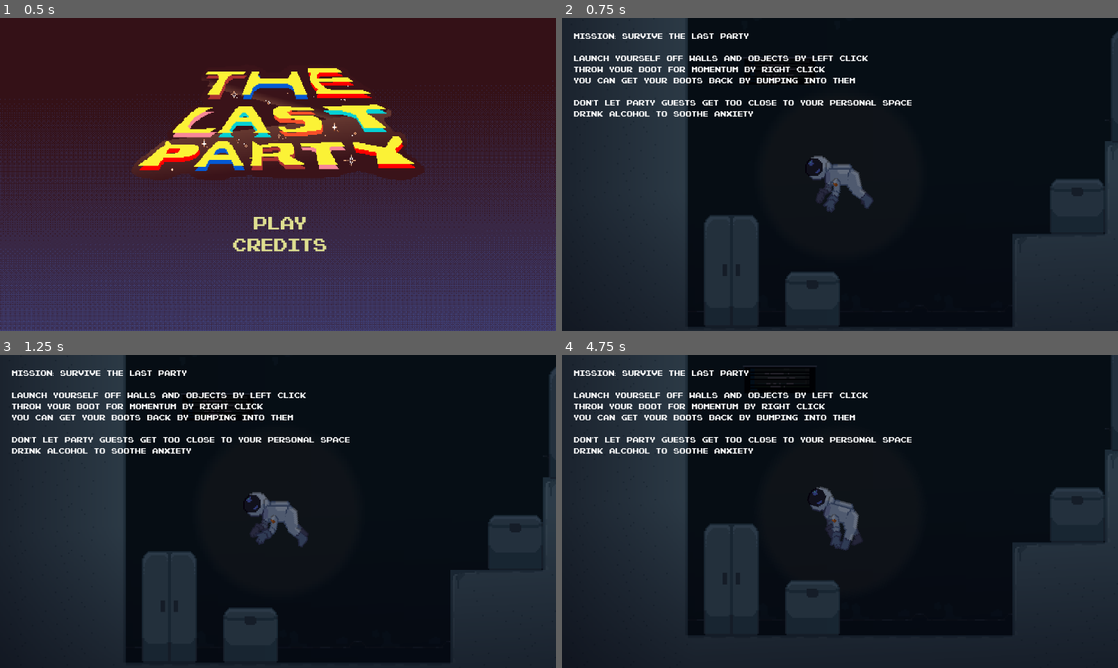
Above: before the commit, frames 1-4 (two rows, left to right).
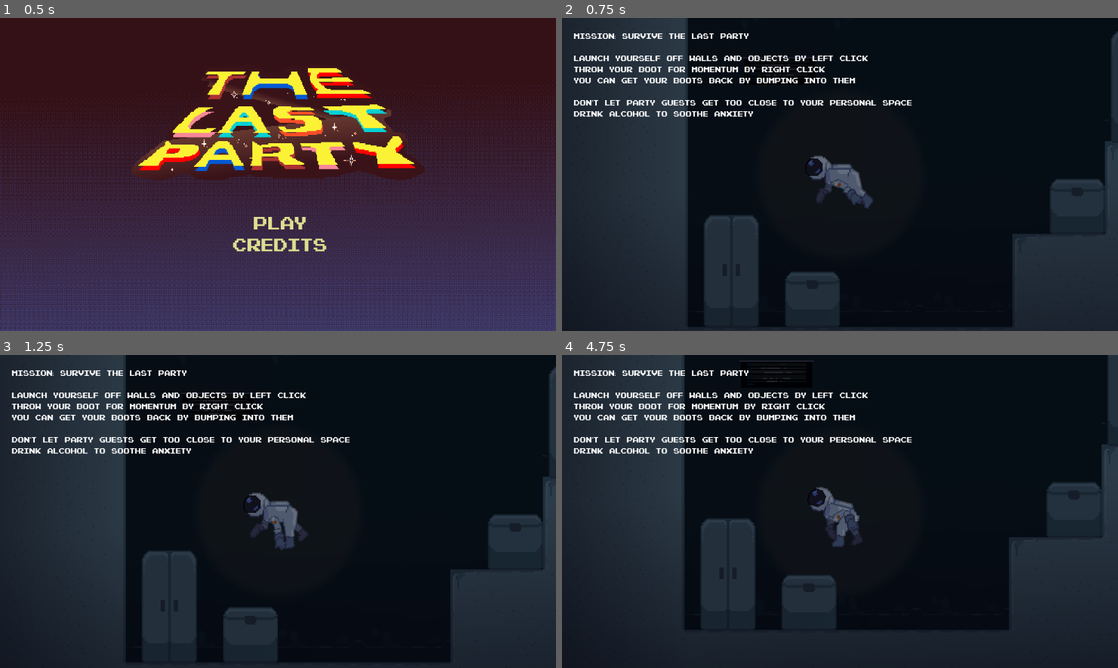
Above: after the commit, the same moments.

Repository: PiotrusWatson/last_party
Game: Godot game, scene res://worlds/main_menu.tscn
Same seed, same stepped clock (60 frames per second), same inputs: the game is played once before the commit and once after it.
Inputs (mouse positions are in pixels of both pictures, inside the frame that each line leads up to):
- Up to frame 1 (0.5 s): no input
- Up to frame 2 (0.75 s): click "Play" at 0.5 s
- Up to frame 3 (1.25 s): no input
- Up to frame 4 (4.75 s): move the mouse to (962, 495) at 1.27 s; press the mouse at (962, 495) at 1.28 s; right-click (962, 495) at 1.35 s; move the mouse to (728, 527) at 2.02 s; release the mouse at (728, 527) at 2.03 s; click (728, 527) at 2.1 s; right-click (728, 527) at 2.3 s; move the mouse to (895, 442) at 2.77 s; press the mouse at (895, 442) at 2.78 s; right-click (895, 442) at 2.85 s; move the mouse to (812, 574) at 3.52 s; release the mouse at (812, 574) at 3.53 s; click (812, 574) at 3.6 s; right-click (812, 574) at 3.8 s; move the mouse to (1006, 558) at 4.27 s; press the mouse at (1006, 558) at 4.28 s; tap E (Interact) at 4.35 s

Frame 1 is identical in both runs. In frame 2, 0.3% of the frame differs, in the area x 47-54%, y 51-63%; in frame 3, 0.5%; in frame 4, 3.0%, in the area x 22-100%, y 0-90%.
Error before the commit: Parse Error: Identifier "ammo" not declared in the current scope. (res://prefabs/player/player.gd:63)

Commit message:
made the thrower able to throw different things

Diff:
--- a/prefabs/player/player.gd
+++ b/prefabs/player/player.gd
@@ -15,6 +15,8 @@
 var can_interact = false
 var thing_interacted_with = null
 var max_health
+var ammo
+@export var max_ammo = 2
 @export var anxiety_damage = 5
 @export var beer_healing = 30
 
@@ -24,12 +26,12 @@
 signal dead
 signal threw_thing(ammo)
 
-
 # Called when the node enters the scene tree for the first time.
 func _ready() -> void:
 	mover.init(self)
 	max_health = health.max_health
 	anxiety_changed.emit(health.health)
+	ammo = max_ammo
 	thrower.init(thrown_stuff)
 
 func _process(delta: float) -> void:
@@ -75,14 +77,12 @@
 func get_beer():
 	left_arm.activate_beer(true)
 
-
 func _on_personal_space_body_entered(body: Node2D) -> void:
 	if body.is_in_group("Partiers") and body != self:
 		personal_space_violated.emit()
 		if body_count == 0:
 			anxiety_timer.start()
 		body_count += 1
-
 
 func _on_personal_space_body_exited(body: Node2D) -> void:
 	if body.is_in_group("Partiers") and body != self:
@@ -109,6 +109,5 @@
 		health.damage(-beer_healing)
 		left_arm.activate_beer(false)
 
-
 func _on_thrower_threw_something(direction: Variant, speed: Variant) -> void:
 	mover.push_direction_at_speed(direction, speed)
--- a/prefabs/player/player.tscn
+++ b/prefabs/player/player.tscn
@@ -30,9 +30,6 @@
 mass = 30.0
 gravity_scale = 0.0
 script = ExtResource("1_4ttaq")
-max_ammo = null
-anxiety_damage = null
-beer_healing = null
 
 [node name="CollisionShape2D" type="CollisionShape2D" parent="."]
 rotation = 1.5708
--- a/prefabs/player/thrower.gd
+++ b/prefabs/player/thrower.gd
@@ -6,13 +6,18 @@
 @export var recoil = 40.0
 
 signal threw_something(direction, speed)
+
 var thrown_stuff
+
 func init(thrown_stuff):
 	self.thrown_stuff = thrown_stuff
 
-func throw_object(direction: Vector2):
-	var thrown_thing = thing_to_throw.instantiate() as RigidBody2D
+func throw_passed_object(object: PackedScene, direction: Vector2):
+	var thrown_thing = object.instantiate() as RigidBody2D
 	thrown_stuff.add_child(thrown_thing)
 	thrown_thing.global_position = throw_location.global_position
 	thrown_thing.apply_central_impulse(direction * throw_force)
 	threw_something.emit(-1 * direction, recoil)
+
+func throw_saved_object(direction: Vector2):
+	throw_passed_object(thing_to_throw, direction)
